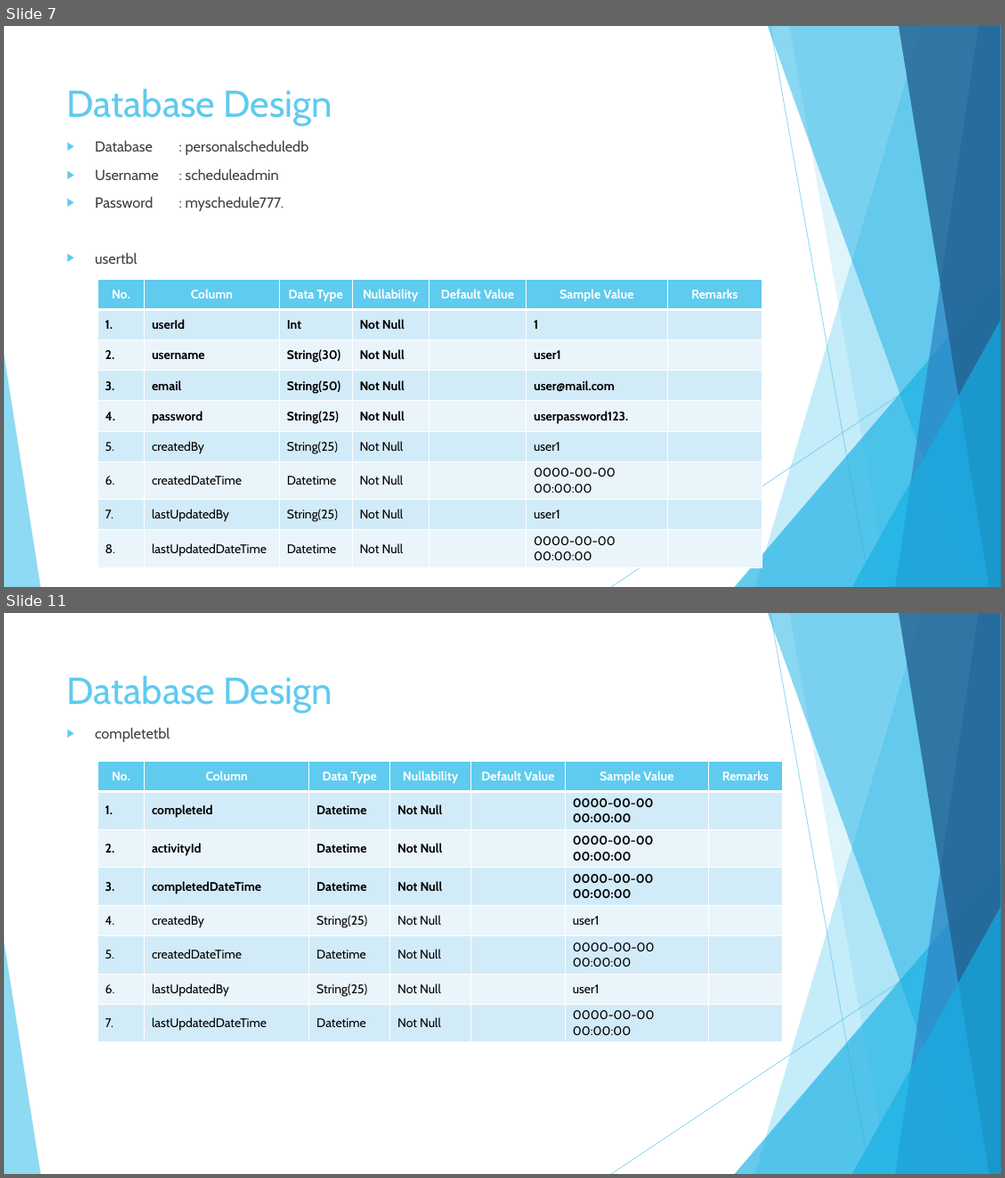
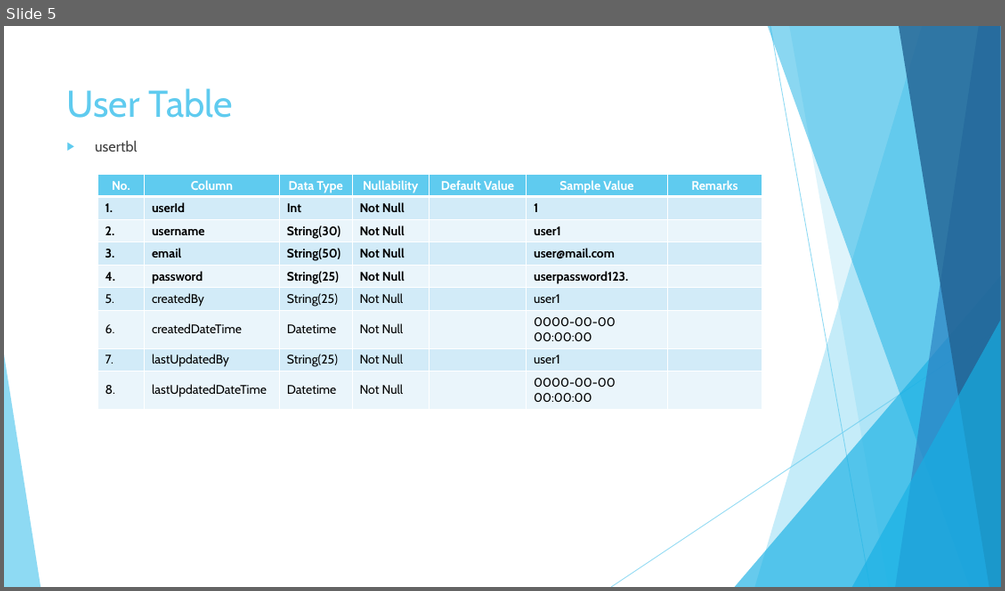
Before and after one commit to bryanbezter/personal-scheduler, a slide deck: Documentation v1.0.pptx. Shown one above the other, each under a label of ours: slides 7 and 11 before the commit, slide 5 after it; the slides between them are not shown. The pictures are 1005x1178 and 1005x591 pixels, drawn with LibreOffice and Linux fonts; fonts in the diff are those of the drawing. Boxes give left, top, right and bottom in pixels: in the first picture for what was removed or moved away, otherwise in the second. Text is boxed around its words. In the diff, an @@ line names an element or a change of style, - is before the commit and + after.

Commit message:
Update documentation
- Finish UI design
- Update db design
- Update state diagram
- Update functional design

```diff
--- a/Documentation v1.0.pptx
+++ b/Documentation v1.0.pptx
@@ slide 11 removed at <box>4,613,1001,1174</box>, background #FFFFFF; not listed: 10 template elements that a slide beside it also shows @@
@@ title removed at <box>67,675,332,713</box> @@
-Database Design
@@ text removed at <box>95,727,170,742</box> @@
-▶ completetbl
@@ table removed at <box>97,761,783,1038</box>, 8 rows, 7 columns @@
-No. | Column | Data Type | Nullability | Default Value | Sample Value | Remarks
-1. | completeId | Datetime | Not Null |  | 0000-00-00 00:00:00 | 
-2. | activityId | Datetime | Not Null |  | 0000-00-00 00:00:00 | 
-3. | completedDateTime | Datetime | Not Null |  | 0000-00-00 00:00:00 | 
-4. | createdBy | String(25) | Not Null |  | user1 | 
-5. | createdDateTime | Datetime | Not Null |  | 0000-00-00 00:00:00 | 
-6. | lastUpdatedBy | String(25) | Not Null |  | user1 | 
-7. | lastUpdatedDateTime | Datetime | Not Null |  | 0000-00-00 00:00:00 | 
@@ what was slide 7 is now slide 5 @@
@@ slide 5 changed as well @@
@@ title at <box>67,88,232,118</box>: text changed @@
-Database Design
+User Table
@@ text at <box>95,140,309,211</box>: paragraphs removed @@
-▶ Database : personalscheduledb
-▶ Username : scheduleadmin
-▶ Password : myschedule777.
@@ table: place and size @@
-table at <box>97,280,762,564</box>
+table at <box>97,174,762,405</box>
```
Also in this commit, not shown: 8 other slides changed, 12 slides added, 5 other slides removed.
